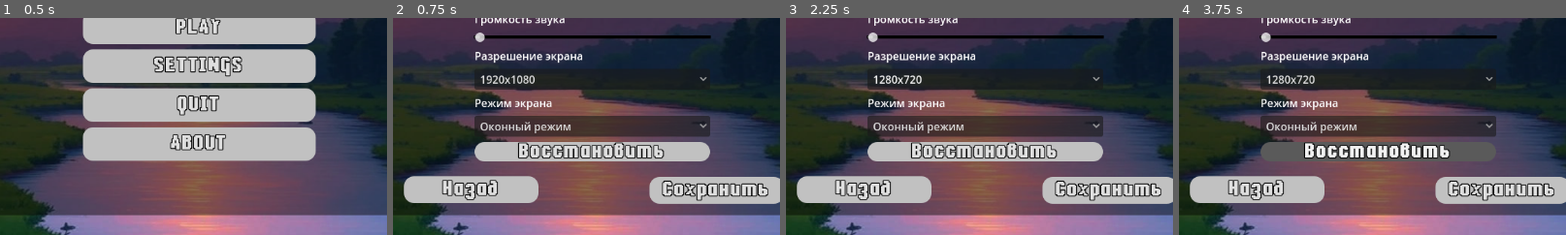
Above: before the commit, frames 1-4 (left to right).
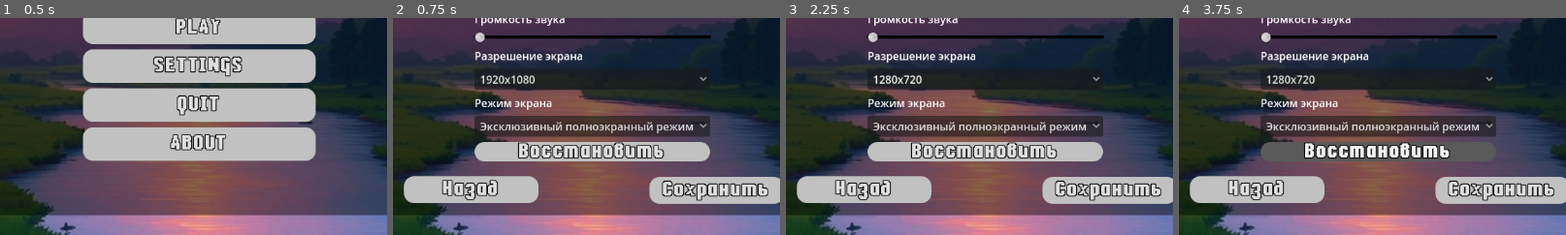
Above: after the commit, the same moments.

Repository: Ruarhid/GODOT_A
Game: Godot game, scene res://nodes/menu.tscn
The game is run twice, just before and just after one commit, with the same random seed, the same clock (stepped at 60 frames per second) and the same inputs.
Inputs:
- Up to frame 1 (0.5 s): no input
- Up to frame 2 (0.75 s): click "SETTINGS" at 0.5 s
- Up to frame 3 (2.25 s): click "1920x1080" at 1.25 s; click "Оконный режим" (after the commit: "Эксклюзивный полноэкранный ре…") at 2 s
- Up to frame 4 (3.75 s): click "1280x720" at 2.75 s; click "Восстановить" at 3.5 s
The pictures show only the part of the screen within x 24-74%, y 36-86%; the shares and areas given below are measured in that part.

Frame 1 is identical in both runs. In frame 2, 1.1% of the frame differs, in the area x 22-78%, y 47-54%; in frame 3, 1.1%; in frame 4, 1.1%.

Commit message:
fixed SAVE

Diff:
--- a/scripts/margin_container.gd
+++ b/scripts/margin_container.gd
@@ -12,6 +12,24 @@
 	$P_Settings.visible = true
 	$P_Main.visible = false
 	$P_About.visible = false
+
+	var ind
+	if Global.ScreenMode >= 0:
+		ind = Global.config.get_value("Display", "ScreenMode", Global.ScreenMode)
+		print("ind1 = ", ind)
+	if ind == 0:
+		print("ind = ", ind)
+		$P_Settings/VBC_Settings/OptionButton2.selected = 0
+	elif ind == 3:
+		print("ind = ", ind)
+		$P_Settings/VBC_Settings/OptionButton2.selected = 1
+	elif ind == 4:
+		print("ind = ", ind)
+		$P_Settings/VBC_Settings/OptionButton2.selected = 2
+	else:
+		print("Ошибка! Неизвестное значение разрешения")
+
+
 
 func _on_about_pressed() -> void:
 	$P_Settings.visible = false
--- a/scripts/p_settings.gd
+++ b/scripts/p_settings.gd
@@ -3,7 +3,6 @@
 
 
 func _on_ready() -> void:
-
 # Заполняем разрешение экрана
 	var option_button = $VBC_Settings/OptionButton
 	for res in Global.resolutions:
--- a/settings.cfg
+++ b/settings.cfg
@@ -4,4 +4,4 @@
 
 [Display]
 
-ScreenMode=0
+ScreenMode=4
